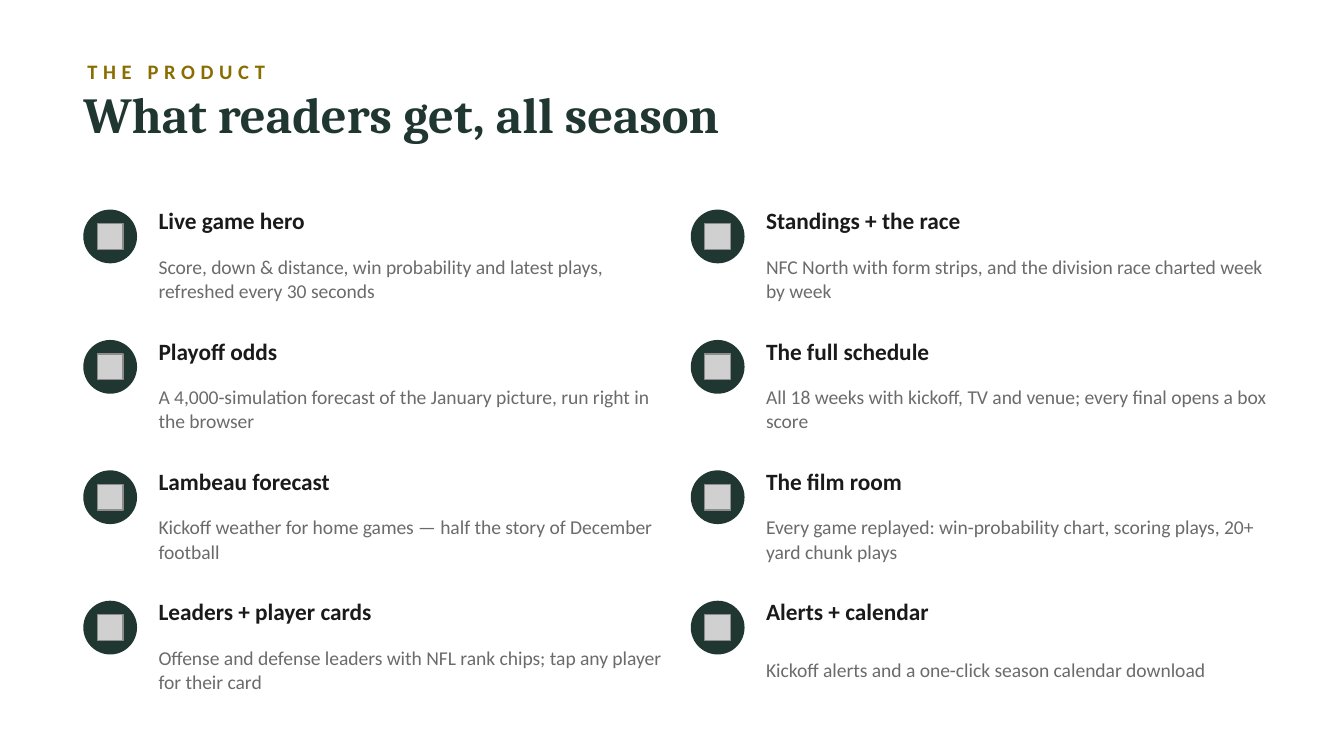
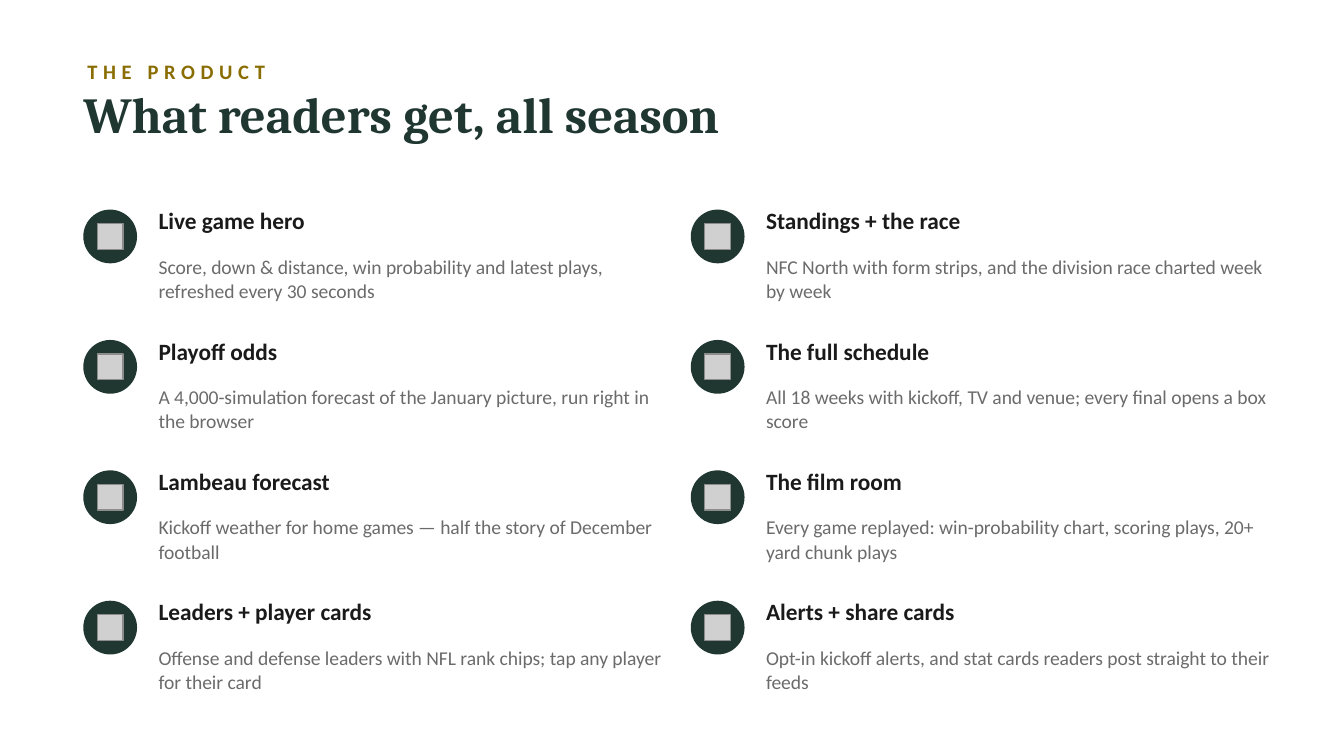
Before and after one commit to RowanFlynnPilot/wpr-packers-tracker, a slide deck: slide 3 of docs/sponsor-deck.pptx. Drawn at 1344x756 pixels with LibreOffice and Linux fonts; fonts in the diff are those of the drawing; grey boxes stand for pictures. Boxes give left, top, right and bottom in pixels: in the first picture for what was removed or moved away, otherwise in the second. Text is boxed around its words. In the diff, an @@ line names an element or a change of style, - is before the commit and + after.

```diff
--- a/docs/sponsor-deck.pptx
+++ b/docs/sponsor-deck.pptx
@@ text at (766,603,955,620): text changed @@
-Alerts + calendar
+Alerts + share cards
@@ text at (766,651,1269,689): text changed @@
-Kickoff alerts and a one-click season calendar download
+Opt-in kickoff alerts, and stat cards readers post straight to their feeds
```
Also in this commit, not shown: 4 other slides changed, 7 other files.
